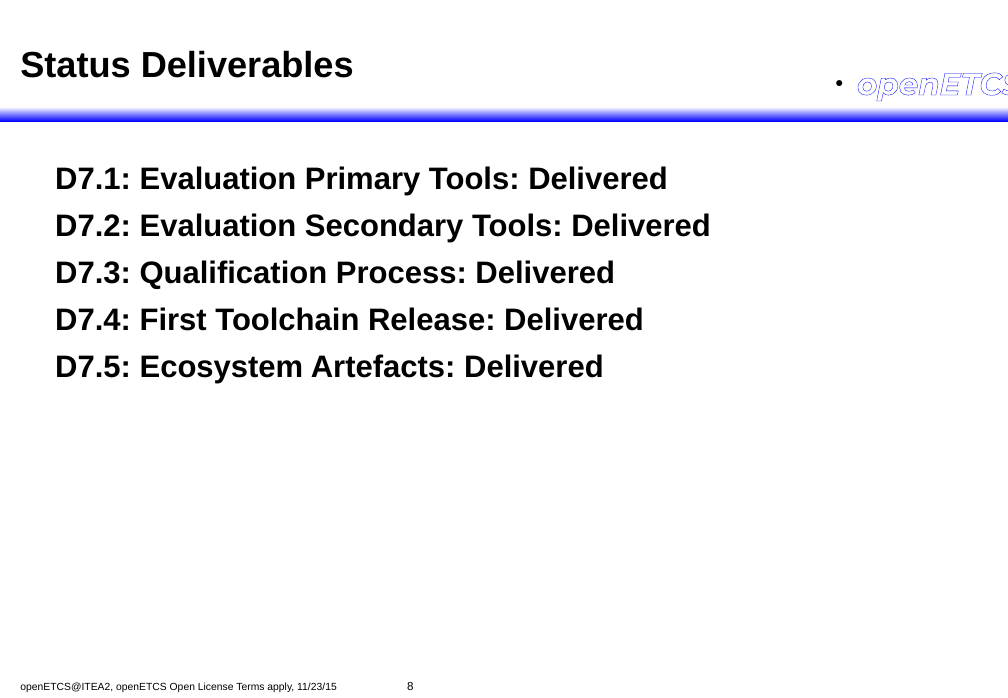
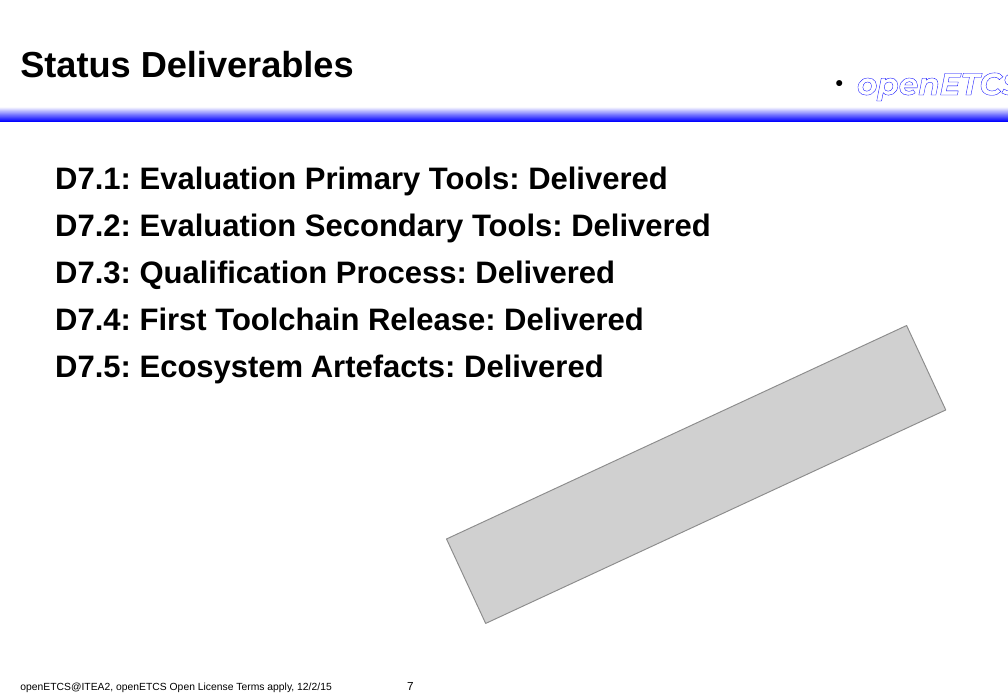
Before and after one commit to openETCS/toolchain, a slide deck: slide 7 of itea_Reviews/2015/openetcs-review-final-wp7.odp (slide 8 before the commit). Drawn at 1008x698 pixels with LibreOffice and Linux fonts; fonts in the diff are those of the drawing; grey boxes stand for pictures; background and template pictures are left out. Boxes give left, top, right and bottom in pixels: in the first picture for what was removed or moved away, otherwise in the second. Text is boxed around its words. In the diff, an @@ line names an element or a change of style, - is before the commit and + after.

Commit message:
Itea Slides

```diff
--- a/itea_Reviews/2015/openetcs-review-final-wp7.odp
+++ b/itea_Reviews/2015/openetcs-review-final-wp7.odp
@@ picture added at (447, 325, 945, 623) @@
@@ text at (20, 682, 332, 692): text changed @@
-openETCS@ITEA2, openETCS Open License Terms apply, 11/23/15
+openETCS@ITEA2, openETCS Open License Terms apply, 12/2/15
@@ page number at (407, 682, 413, 690): text changed @@
-8
+7
```
Also in this commit, not shown: 9 other slides changed, 2 slides added, 4 slides removed, 2 other files.
